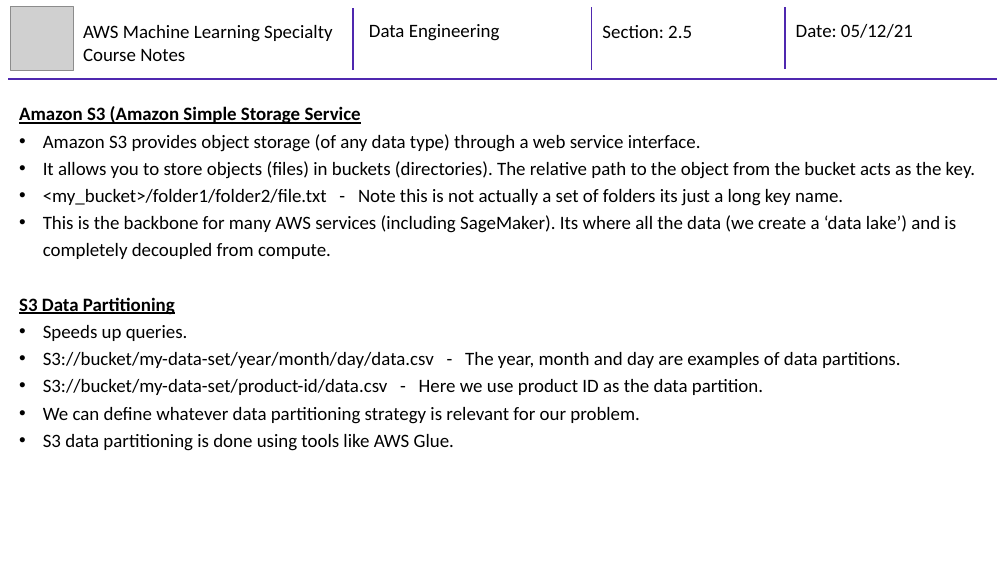
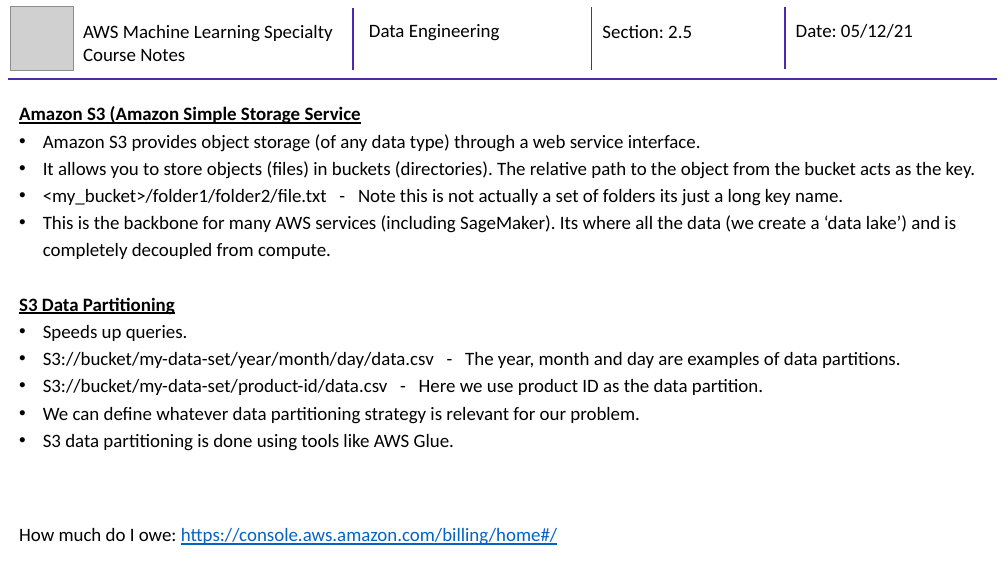
Before and after one commit to mhaythornthwaite/Testing_ML_Algorithms, a slide deck: slide 1 of AWS Machine Learning Specialty/Course Notes/2_MJH_Data_Engineering_Course_Notes.pptx. Drawn at 1008x567 pixels with LibreOffice and Linux fonts; fonts in the diff are those of the drawing; grey boxes stand for pictures. Boxes give left, top, right and bottom in pixels: in the first picture for what was removed or moved away, otherwise in the second. Text is boxed around its words. In the diff, an @@ line names an element or a change of style, - is before the commit and + after.

```diff
--- a/AWS Machine Learning Specialty/Course Notes/2_MJH_Data_Engineering_Course_Notes.pptx
+++ b/AWS Machine Learning Specialty/Course Notes/2_MJH_Data_Engineering_Course_Notes.pptx
@@ text added at [19, 528, 557, 545], 18 pt, text #0563C1, underline @@
+How much do I owe: https://console.aws.amazon.com/billing/home#/
```
Also in this commit, not shown: 2 slides added.
